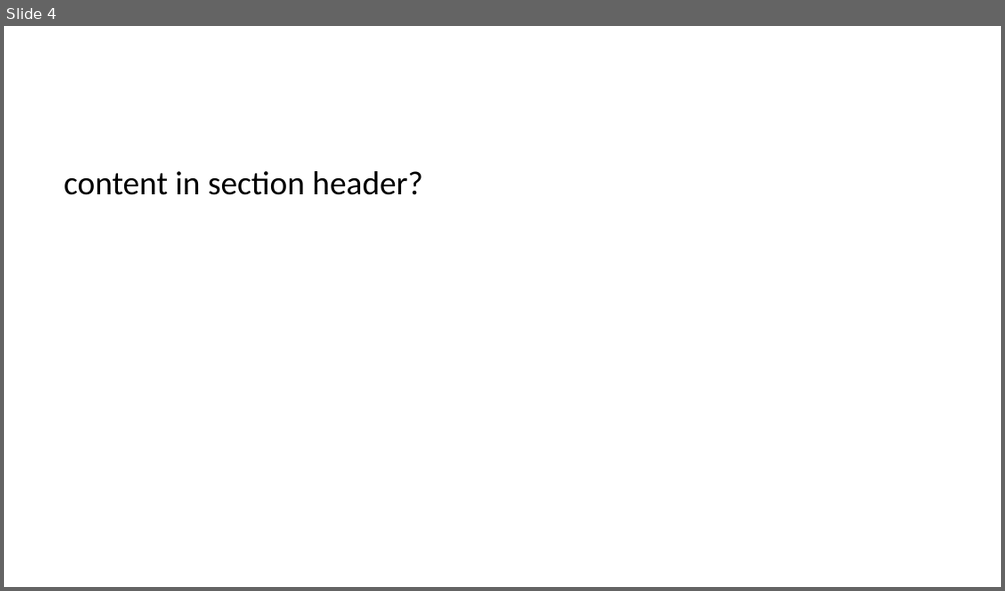
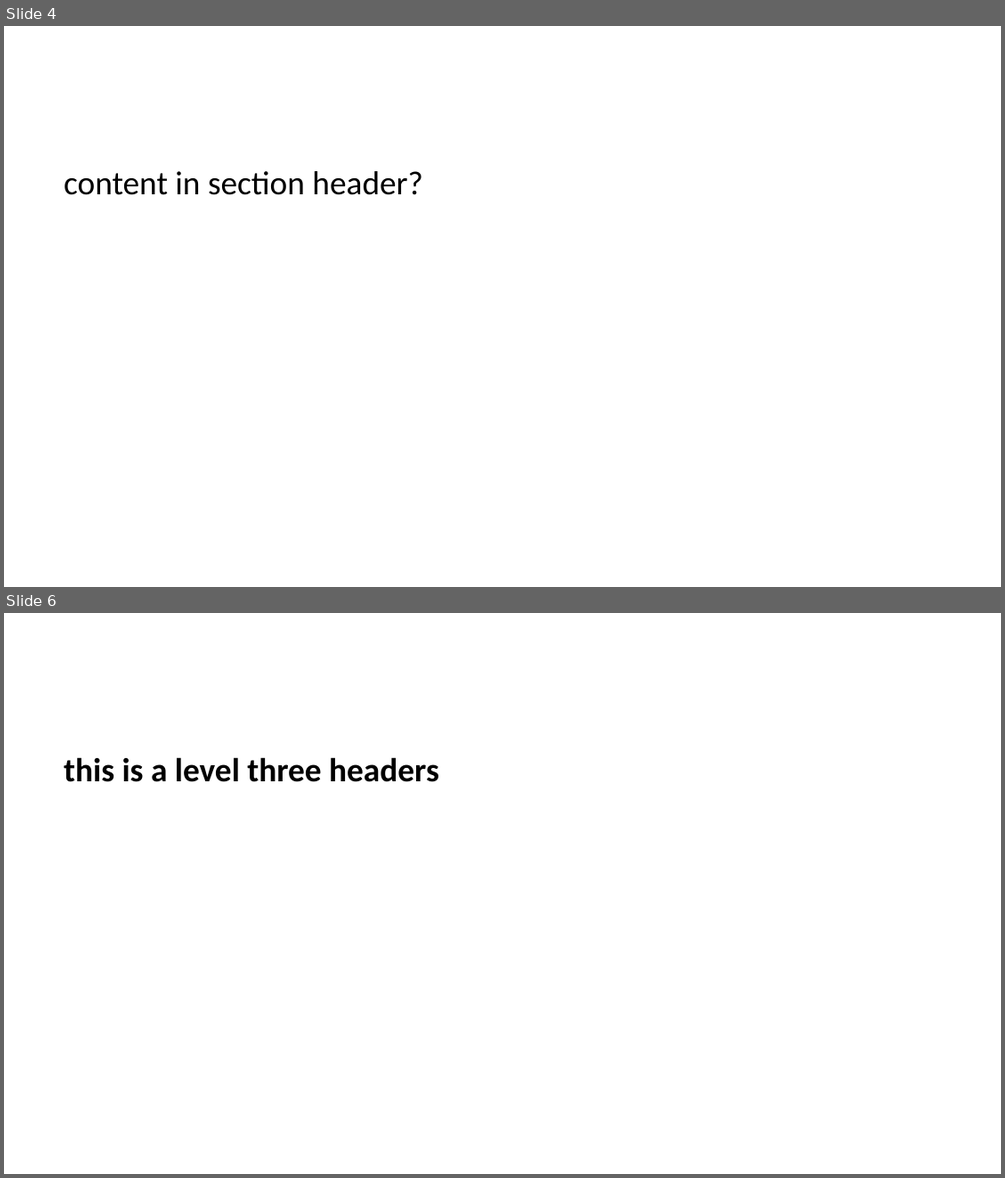
Before and after one commit to lmu-osc/train-the-trainer-test-repo-separate-slidedeck-zenodo, a slide deck: index.pptx. Shown one above the other, each under a label of ours: slide 4 before the commit, slides 4 and 6 after it; the slides between them are not shown. The pictures are 1005x591 and 1005x1178 pixels, drawn with LibreOffice and Linux fonts; fonts in the diff are those of the drawing. Boxes give left, top, right and bottom in pixels: in the first picture for what was removed or moved away, otherwise in the second. Text is boxed around its words. In the diff, an @@ line names an element or a change of style, - is before the commit and + after.

```diff
--- a/index.pptx
+++ b/index.pptx
@@ slide 6 added at [4, 613, 1001, 1174], background #FFFFFF @@
@@ text added at [64, 757, 439, 782], 24 pt, text #000000, bold @@
+this is a level three headers
```
Also in this commit, not shown: 1 slide changed, 1 other slide added, 18 other files.
